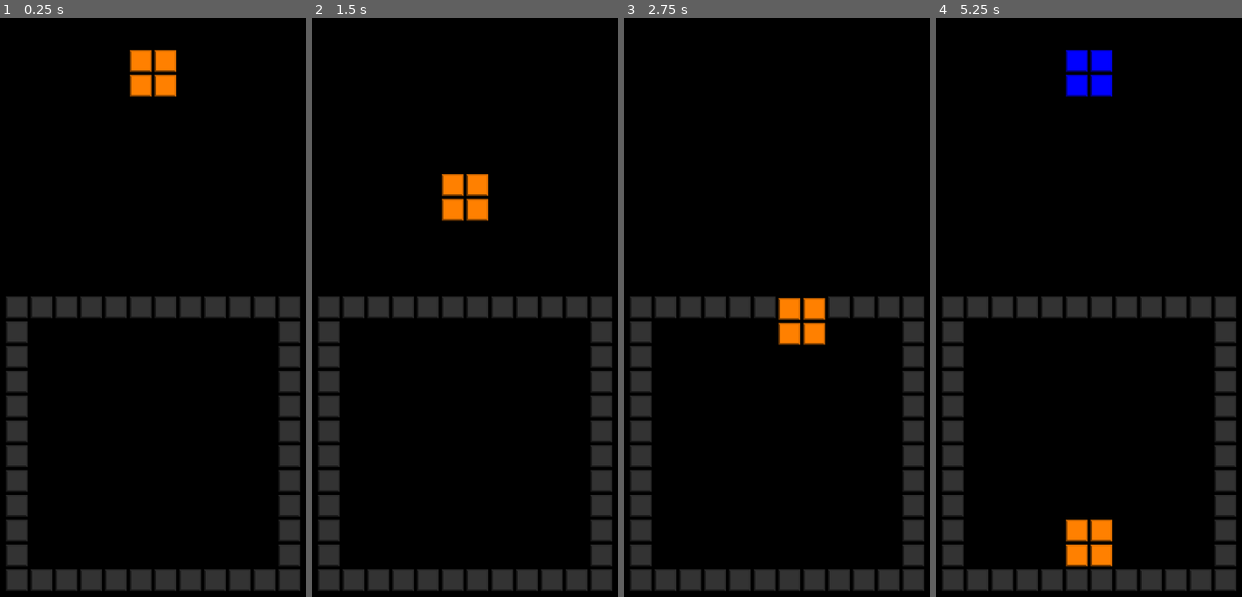
Above: before the commit, frames 1-4 (left to right).
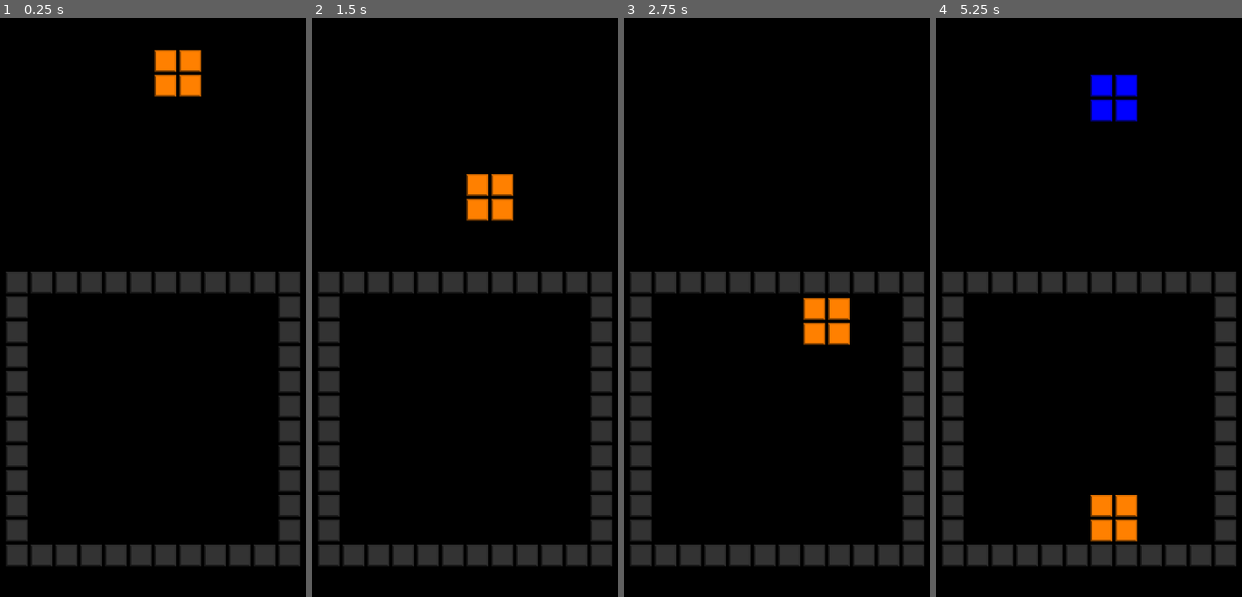
Above: after the commit, the same moments.

Repository: danielcannell/rotatris
Game: Godot game, scene res://Main.tscn
Two runs of this game, one before a commit and one after it. Both use one fixed random seed, a clock stepped at 60 frames per second and the inputs below.
Inputs:
- Up to frame 1 (0.25 s): no input
- Up to frame 2 (1.5 s): hold Right (move_right) 0.53-1.28 s; tap Down (rotate_ccw) at 0.6 s; tap Enter at 1.25 s; hold Left (move_left) from 1.28 s (still down); tap Up (rotate_cw) at 1.35 s
- Up to frame 3 (2.75 s): release Left (move_left) at 2.03 s; hold Right (move_right) from 2.03 s (still down); tap Down (rotate_ccw) at 2.1 s
- Up to frame 4 (5.25 s): tap Up (rotate_cw) at 2.85, 4.35 s; release Right (move_right) at 3.53 s; hold Left (move_left) from 3.53 s (still down); tap Down (rotate_ccw) at 3.6, 5.1 s

The runs differ from the first frame. In frame 1, 12% of the frame differs, in the area x 1-99%, y 5-99%; in frame 2, 12%; in frame 3, 11%; in frame 4, 13%.

Commit message:
Fix boundary pos and rotations off the side

Diff:
--- a/Block.gd
+++ b/Block.gd
@@ -124,7 +124,7 @@
         var y: int = pos[1]
 
         var child := Sprite.new()
-        child.position = Vector2(x - 0.5, y - 0.5) * BLOCK_SIZE
+        child.position = Vector2(x + 0.5, y - 0.5) * BLOCK_SIZE
         child.texture = load("res://Art/box.png")
         child.modulate = Globals.ColorLookup[color]
         add_child(child)
@@ -170,13 +170,13 @@
             return false
 
         # Check if this square is leaving the grid bounds
-        if step[0] > 0 and c[0] > Globals.GRID_HALF_WIDTH:
-            return false
-        if step[0] < 0 and c[0] <= -Globals.GRID_HALF_WIDTH:
-            return false
-        if step[1] > 0 and c[1] > Globals.GRID_HALF_WIDTH:
-            return false
-        if step[1] < 0 and c[1] <= -Globals.GRID_HALF_WIDTH:
+        if step[0] > 0 and c[0] >= Globals.GRID_HALF_WIDTH:
+            return false
+        if step[0] < 0 and c[0] < -Globals.GRID_HALF_WIDTH:
+            return false
+        if step[1] > 0 and c[1] >= Globals.GRID_HALF_WIDTH:
+            return false
+        if step[1] < 0 and c[1] < -Globals.GRID_HALF_WIDTH:
             return false
 
     return true
@@ -210,13 +210,13 @@
             return false
 
         # Check if this square is leaving the grid bounds
-        if gravity[0] >= 0 and c[0] > Globals.GRID_HALF_WIDTH:
-            return false
-        if gravity[0] <= 0 and c[0] <= -Globals.GRID_HALF_WIDTH:
-            return false
-        if gravity[1] >= 0 and c[1] > Globals.GRID_HALF_WIDTH:
-            return false
-        if gravity[1] <= 0 and c[1] <= -Globals.GRID_HALF_WIDTH:
+        if gravity[0] >= 0 and c[0] >= Globals.GRID_HALF_WIDTH:
+            return false
+        if gravity[0] <= 0 and c[0] < -Globals.GRID_HALF_WIDTH:
+            return false
+        if gravity[1] >= 0 and c[1] >= Globals.GRID_HALF_WIDTH:
+            return false
+        if gravity[1] <= 0 and c[1] < -Globals.GRID_HALF_WIDTH:
             return false
 
     self.erase_grid(grid)
--- a/Boundary.gd
+++ b/Boundary.gd
@@ -12,7 +12,7 @@
 func make_wall(origin: Vector2, vec: Vector2, total: int):
     for i in range(total):
         var child := Sprite.new()
-        child.position = origin + (Vector2(-0.5, -0.5) + vec * i) * Globals.BLOCK_SIZE
+        child.position = origin + (Vector2(+0.5, -0.5) + vec * i) * Globals.BLOCK_SIZE
         child.texture = texture
         child.modulate = Globals.BACKGROUND_GREY
         add_child(child)
@@ -20,11 +20,11 @@
 
 func update_shape():
     var half = Globals.GRID_HALF_WIDTH
-    make_wall(center + Vector2(-half, half+1) * Globals.BLOCK_SIZE, Vector2(1, 0), Globals.GRID_WIDTH+2)
-    make_wall(center + Vector2(-half, -half) * Globals.BLOCK_SIZE, Vector2(1, 0), Globals.GRID_WIDTH+2)
+    make_wall(center + Vector2(-half - 1, half) * Globals.BLOCK_SIZE, Vector2(1, 0), Globals.GRID_WIDTH+2)
+    make_wall(center + Vector2(-half - 1, -half - 1) * Globals.BLOCK_SIZE, Vector2(1, 0), Globals.GRID_WIDTH+2)
 
-    make_wall(center + Vector2(half+1, -half) * Globals.BLOCK_SIZE, Vector2(0, 1), Globals.GRID_WIDTH+2)
-    make_wall(center + Vector2(-half, -half) * Globals.BLOCK_SIZE, Vector2(0, 1), Globals.GRID_WIDTH+2)
+    make_wall(center + Vector2(half, -half - 1) * Globals.BLOCK_SIZE, Vector2(0, 1), Globals.GRID_WIDTH+2)
+    make_wall(center + Vector2(-half - 1, -half - 1) * Globals.BLOCK_SIZE, Vector2(0, 1), Globals.GRID_WIDTH+2)
 
 
 # Called every frame. 'delta' is the elapsed time since the previous frame.
